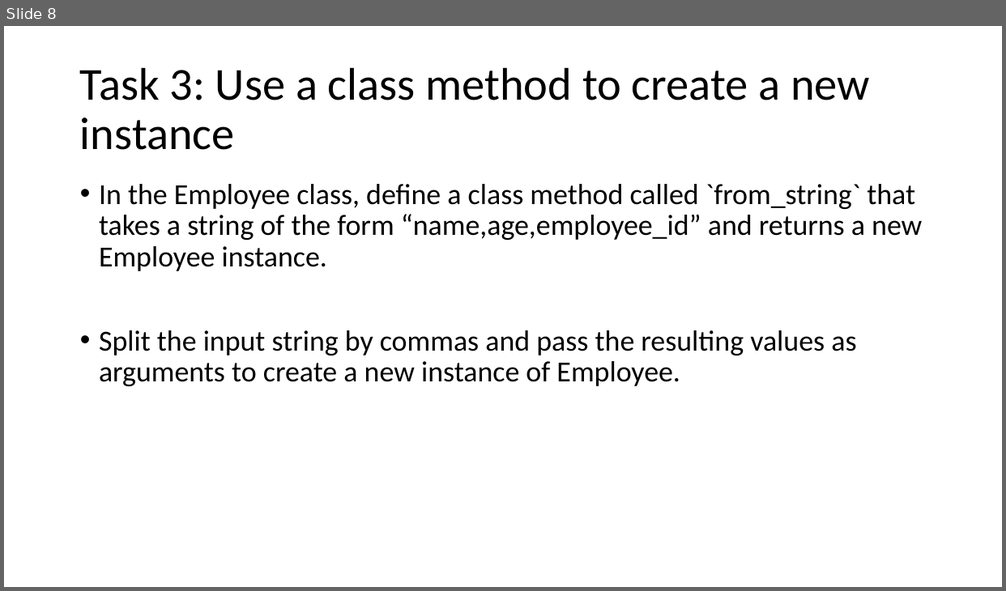
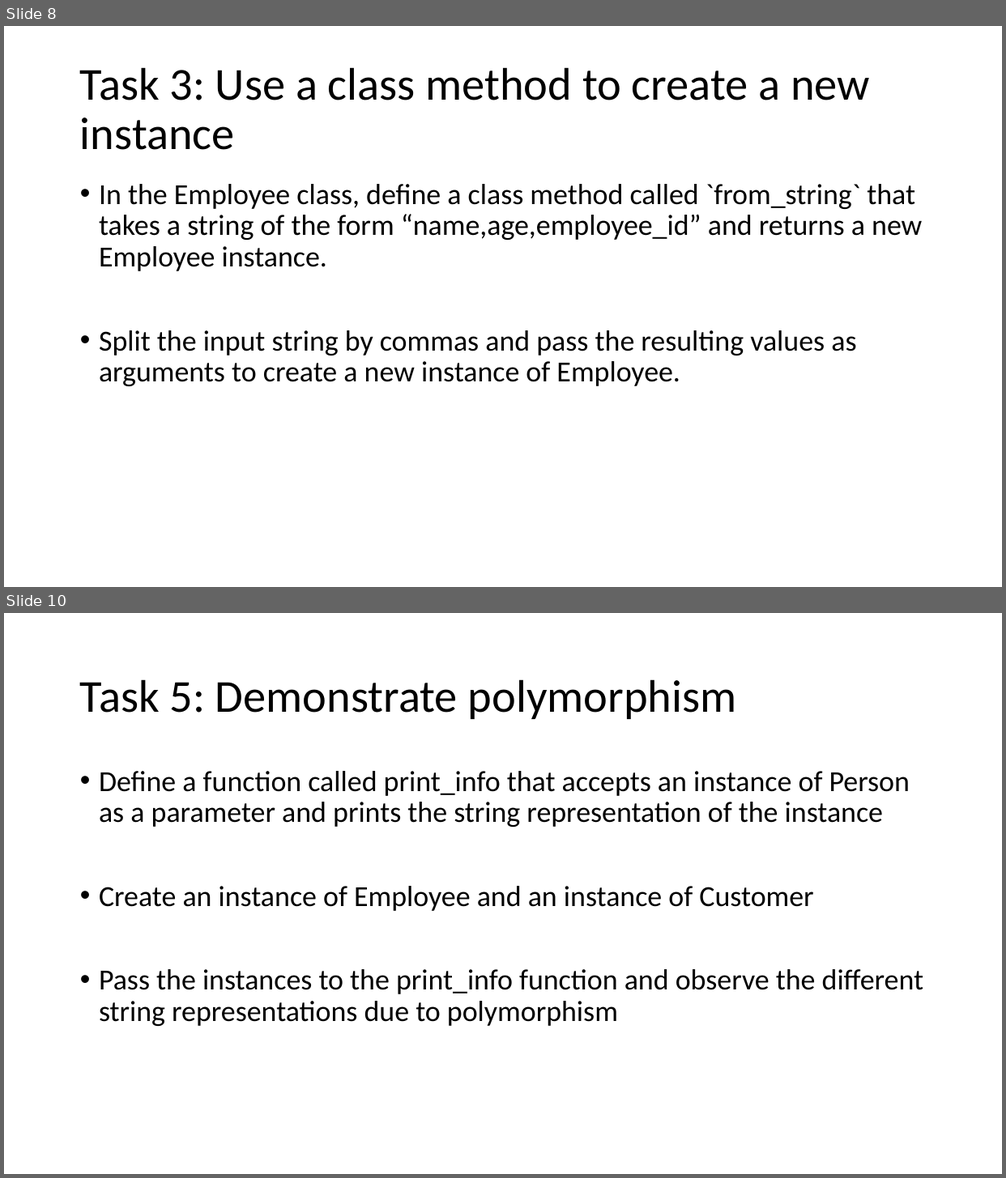
Before and after one commit to Nguh-Prince/Introduction-to-Flask-and-Django, a slide deck: Practical Exercise 1.pptx. Shown one above the other, each under a label of ours: slide 8 before the commit, slides 8 and 10 after it; the slides between them are not shown. The pictures are 1006x591 and 1006x1178 pixels, drawn with LibreOffice and Linux fonts; fonts in the diff are those of the drawing. Boxes give left, top, right and bottom in pixels: in the first picture for what was removed or moved away, otherwise in the second. Text is boxed around its words. In the diff, an @@ line names an element or a change of style, - is before the commit and + after.

```diff
--- a/Practical Exercise 1.pptx
+++ b/Practical Exercise 1.pptx
@@ slide 10 added at <box>4,613,1002,1174</box>, background #FFFFFF @@
@@ title added at <box>80,679,737,719</box>, 44 pt, text #000000 @@
+Task 5: Demonstrate polymorphism
@@ text added at <box>99,771,923,1026</box>, 28 pt, text #000000 @@
+• Define a function called print_info that accepts an instance of Person as a parameter and prints the string representation of the instance
+• Create an instance of Employee and an instance of Customer
+• Pass the instances to the print_info function and observe the different string representations due to polymorphism
```
Also in this commit, not shown: 1 slide changed, 2 other slides added, 1 other file.
